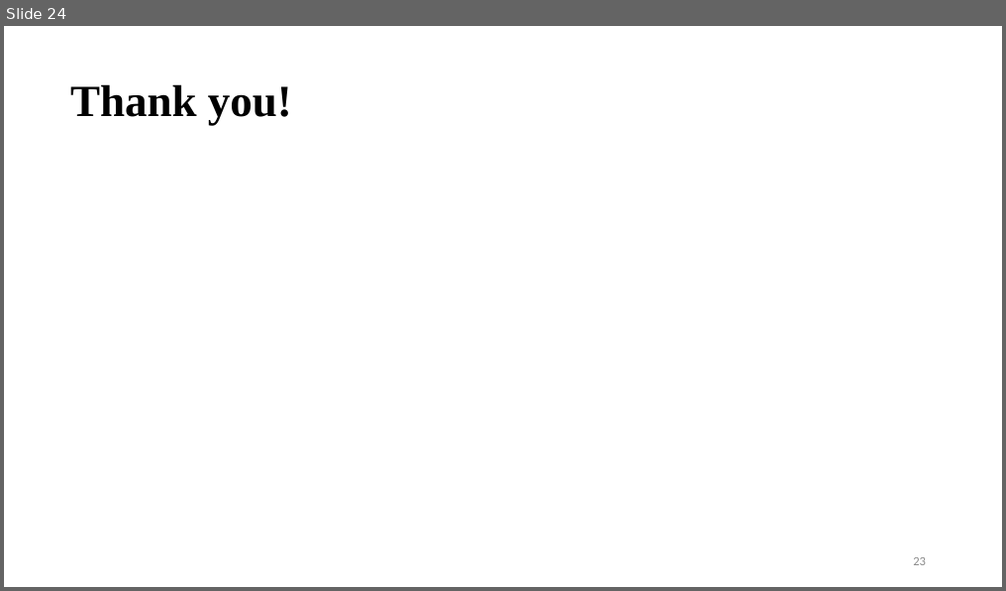
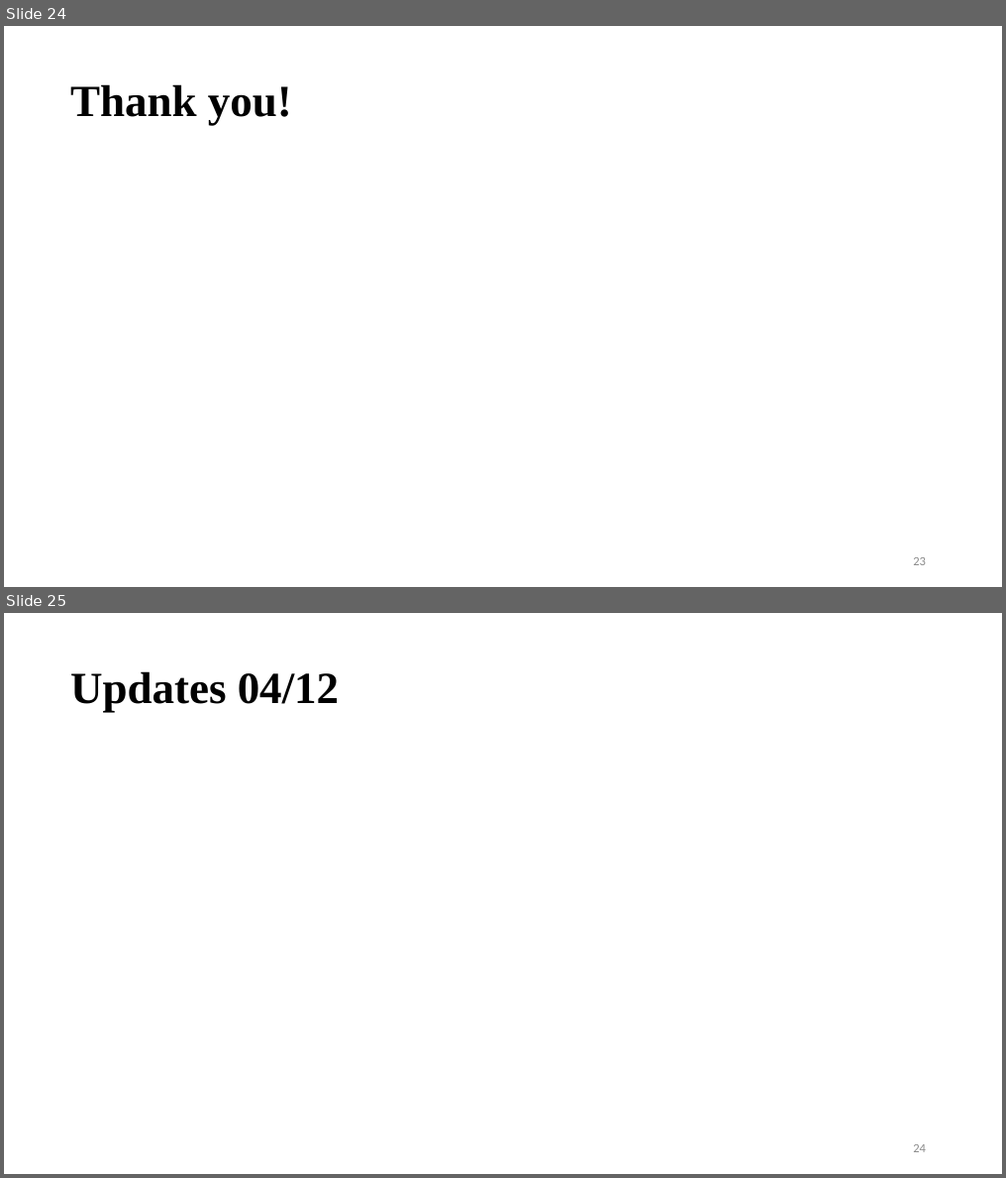
Before and after one commit to vinogradova-lab/cell-type-specific-proximity-labeling, a slide deck: docs/group_meeting_pp_turboid.pptx. Shown one above the other, each under a label of ours: slide 24 before the commit, slides 24 and 25 after it. The pictures are 1006x591 and 1006x1178 pixels, drawn with LibreOffice and Linux fonts; fonts in the diff are those of the drawing. Boxes give left, top, right and bottom in pixels: in the first picture for what was removed or moved away, otherwise in the second. Text is boxed around its words. In the diff, an @@ line names an element or a change of style, - is before the commit and + after.

```diff
--- a/docs/group_meeting_pp_turboid.pptx
+++ b/docs/group_meeting_pp_turboid.pptx
@@ slide 25 added at (4, 613, 1002, 1174), background #FFFFFF @@
@@ text added at (70, 671, 339, 713), 42.9 pt, text #000000, bold @@
+Updates 04/12
@@ page number added at (913, 1145, 926, 1153), 12 pt, text #8C8C8C @@
+24
```
Also in this commit, not shown: 6 other slides added, 1 other file.
